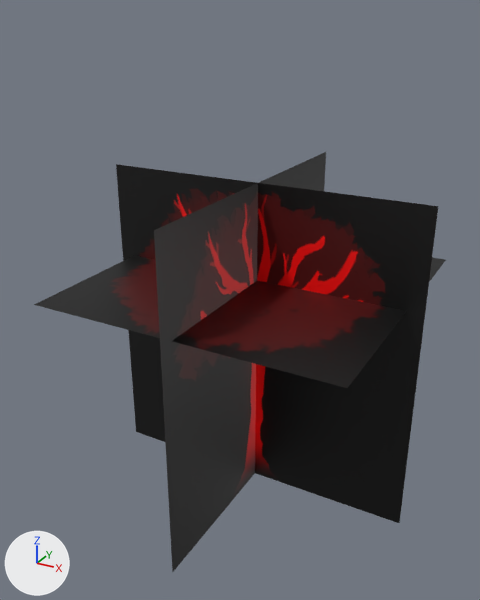
Two versions of the Blender file Assets/Trees/proteustree.blend, one commit apart.
Camera for both pictures: a 50 mm camera at (2.85, -5.49, 4.88) aimed at (-0.09, -0.15, 2.2). Lighting does not change. The marker at lower left points along +X, +Y and +Z.
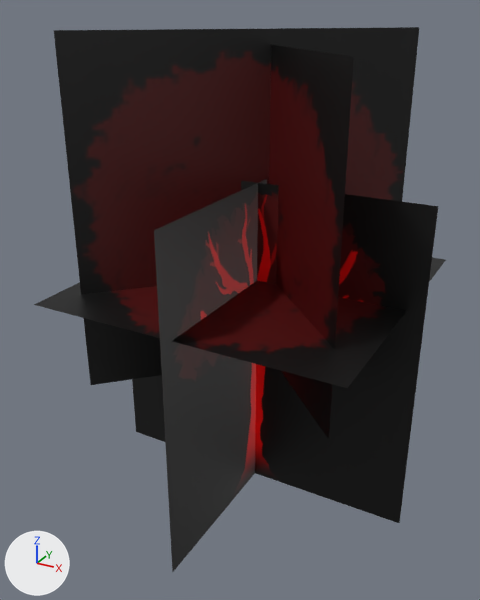
The newer file is also rescaled (x1.501), turned or shifted as a whole; pictures and numbers use the older file's frame.

Boxes [x1, y1, x2, y2] around the edits, measured in the pictures (480 x 600 px):
'Plane.005', added
    after: [54, 27, 419, 385]
'Plane.004', added
    after: [269, 45, 354, 440]

The change, as a diff of the scene's bpy script:
```diff
--- a/Assets/Trees/proteustree.blend.py
+++ b/Assets/Trees/proteustree.blend.py
@@ img_proteustreebottom_png_003 @@
+img_proteustreebottom_png_003 = load_image('proteustreebottom.png.003', 'proteustreebottom.png', 128, 128, 'sRGB')
@@ img_proteustreebottom_png_002 @@
+img_proteustreebottom_png_002 = load_image('proteustreebottom.png.002', 'proteustreebottom.png', 128, 128, 'sRGB')
@@ mat_proteustreebottom_png_003 @@
+mat_proteustreebottom_png_003 = principled_material('proteustreebottom.png.003')
+mat_proteustreebottom_png_003.texture = img_proteustreebottom_png_003
@@ mat_proteustreebottom_png_002 @@
+mat_proteustreebottom_png_002 = principled_material('proteustreebottom.png.002')
+mat_proteustreebottom_png_002.texture = img_proteustreebottom_png_002
@@ me_plane_005 @@
+me_plane_005.from_pydata(...)  # 4 vertices, 1 face; spans x -1.51..1.51, y -1.51..1.51, z 2.37
+me_plane_005.materials.append(mat_proteustreebottom_png_003)  # picture img_proteustreebottom_png_003
@@ me_plane_000 @@
+me_plane_000.from_pydata(...)  # 4 vertices, 1 face; spans x -1.51..1.51, y -1.51..1.51, z 2.37
+me_plane_000.materials.append(mat_proteustreebottom_png_002)  # picture img_proteustreebottom_png_002
@@ ob_plane_005 @@
+ob_plane_005 = bpy.data.objects.new('Plane.005', me_plane_005)
+ob_plane_005.location = (1.73, -1.79, 3.05)
+ob_plane_005.rotation_euler = (-2.356, 1.571, 0.0)  # degrees (-135, 90, 0)
+ob_plane_005.scale = (1.1, 1.1, 1.1)
@@ ob_plane_004 @@
+ob_plane_004 = bpy.data.objects.new('Plane.004', me_plane_000)
+ob_plane_004.location = (-1.52, -1.63, 3.05)
+ob_plane_004.rotation_euler = (-0.785, 1.571, 0.0)  # degrees (-45, 90, 0)
+ob_plane_004.scale = (1.01, 1.01, 1.01)
```
